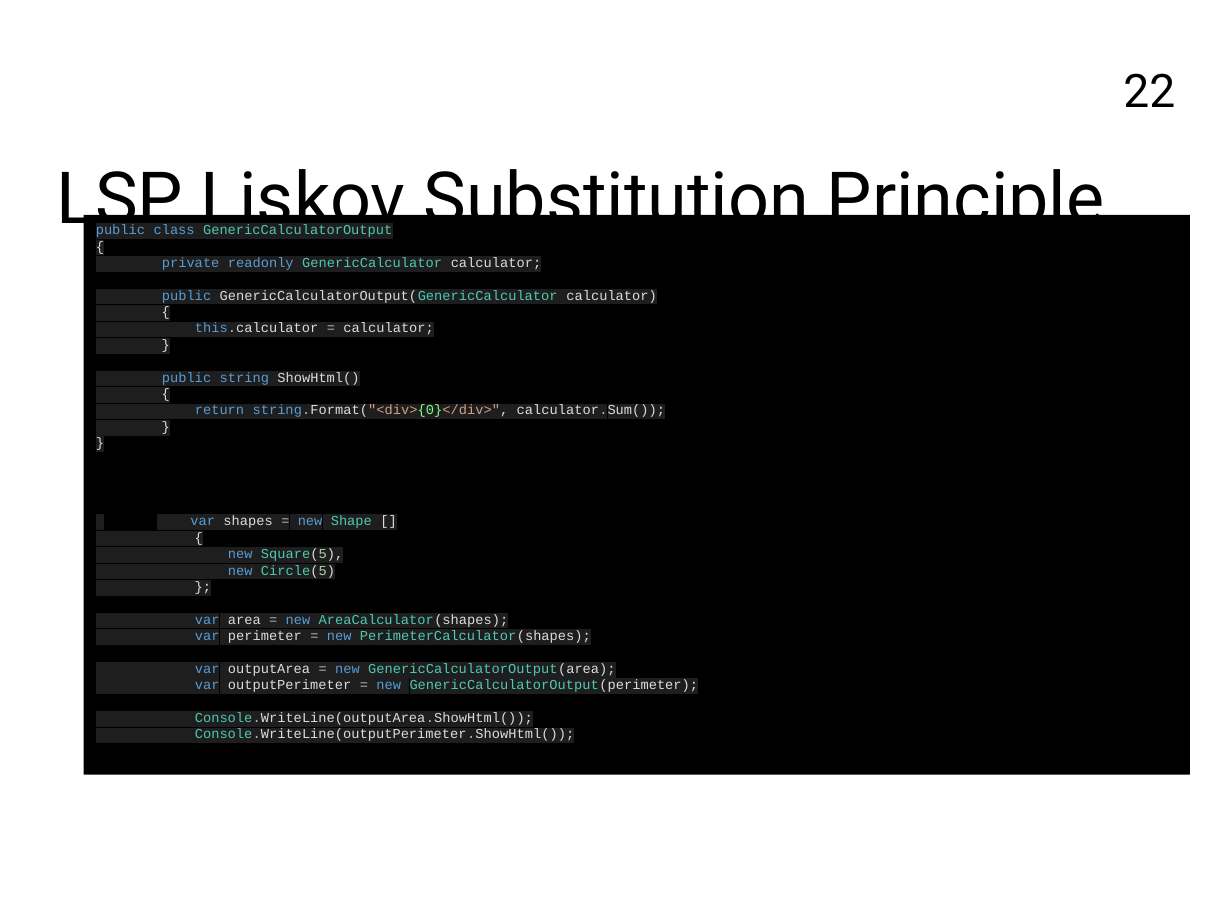
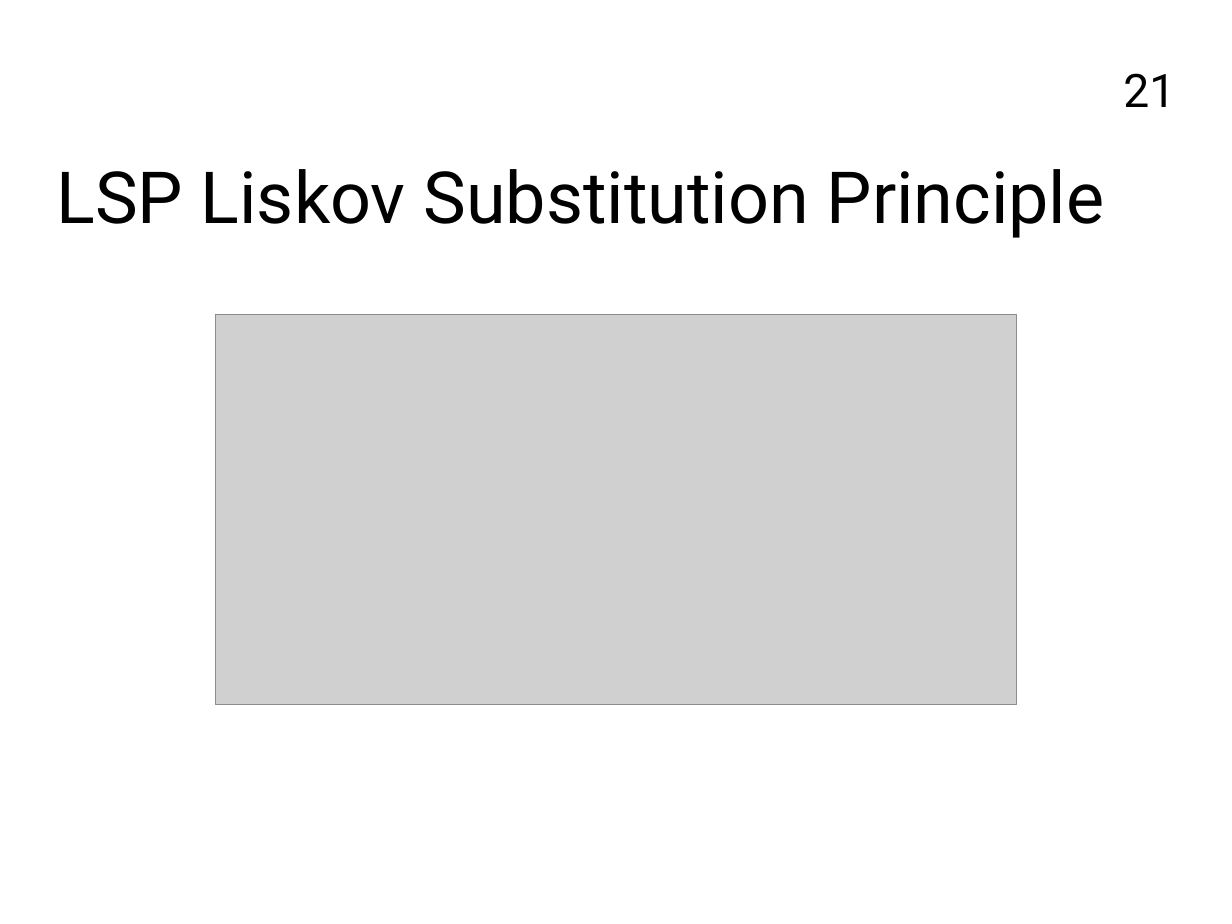
Before and after one commit to FrancoMelandri/SOLID, a slide deck: slide 21 of docs/solid.pptx (slide 22 before the commit). Drawn at 1232x924 pixels with LibreOffice and Linux fonts; fonts in the diff are those of the drawing; grey boxes stand for pictures. Boxes give left, top, right and bottom in pixels: in the first picture for what was removed or moved away, otherwise in the second. Text is boxed around its words. In the diff, an @@ line names an element or a change of style, - is before the commit and + after.

Commit message:
removing LSP snippets introducing carbon images

```diff
--- a/docs/solid.pptx
+++ b/docs/solid.pptx
@@ page number at (x1=1123, y1=73, x2=1175, y2=107): text changed @@
-22
+21
@@ rectangle removed at (x1=84, y1=214, x2=1190, y2=774) @@
-public class GenericCalculatorOutput
-{
-private readonly GenericCalculator calculator;
-public GenericCalculatorOutput(GenericCalculator calculator)
-{
-this.calculator = calculator;
-}
-public string ShowHtml()
-{
-return string.Format("<div>{0}</div>", calculator.Sum());
-}
-}
-var shapes = new Shape []
-{
-new Square(5),
-new Circle(5)
-};
-var area = new AreaCalculator(shapes);
-var perimeter = new PerimeterCalculator(shapes);
-var outputArea = new GenericCalculatorOutput(area);
-var outputPerimeter = new GenericCalculatorOutput(perimeter);
-Console.WriteLine(outputArea.ShowHtml());
-Console.WriteLine(outputPerimeter.ShowHtml());
@@ picture added at (x1=216, y1=314, x2=1016, y2=705) @@
```
Also in this commit, not shown: 5 other slides changed, 1 slide added, 1 slide removed.
